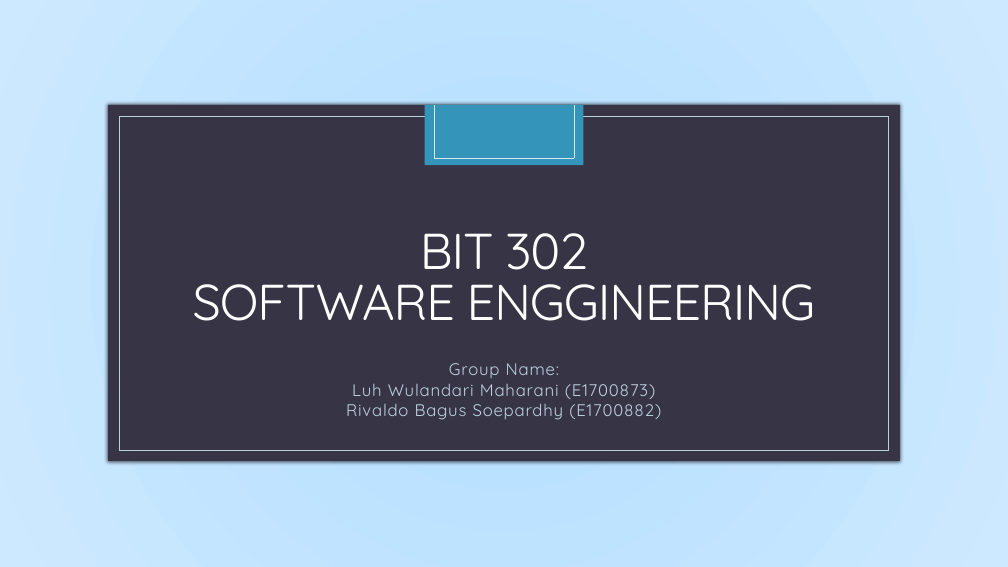
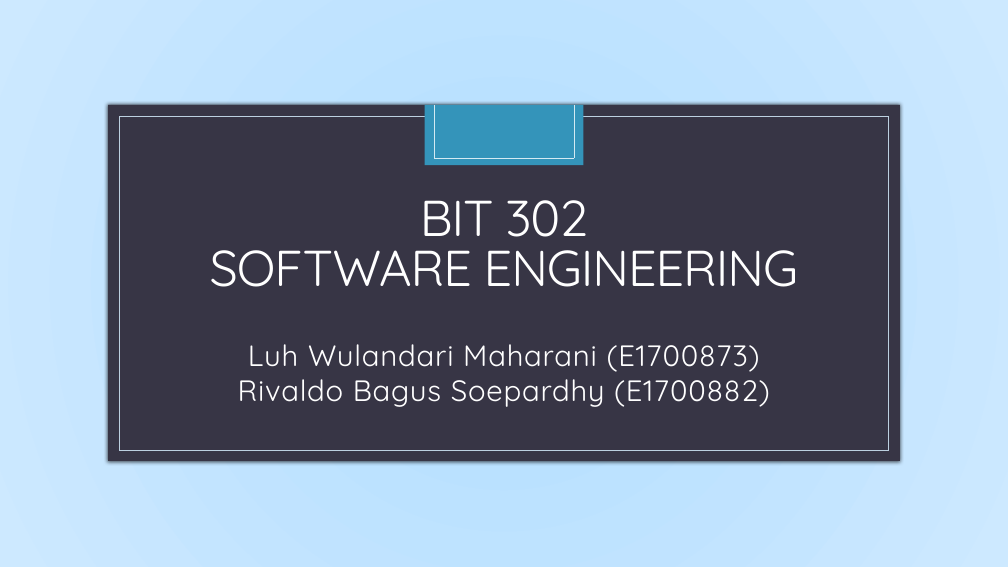
Before and after one commit to aldobagus725/Web-Based-Information-System-for-Micro-Housing-System-in-Kuala-Lumpur, a slide deck: slide 1 of ASS 2 Document/ppt oret oret aldo.pptx. Drawn at 1008x567 pixels with LibreOffice and Linux fonts; fonts in the diff are those of the drawing; background and template pictures are left out. Boxes give left, top, right and bottom in pixels: in the first picture for what was removed or moved away, otherwise in the second. Text is boxed around its words. In the diff, an @@ line names an element or a change of style, - is before the commit and + after.

Commit message:
PPT

```diff
--- a/ASS 2 Document/ppt oret oret aldo.pptx
+++ b/ASS 2 Document/ppt oret oret aldo.pptx
@@ title at (x1=210, y1=200, x2=798, y2=287): text changed @@
-BIT 302
-SOFTWARE ENGGINEERING
+BIT 302
+SOFTWARE ENGINEERING
@@ subtitle "Luh Wulandari Maharani (E1700873)" moved from (x1=346, y1=363, x2=661, y2=420) to (x1=238, y1=344, x2=770, y2=407) @@
@@ subtitle "Luh Wulandari Maharani (E1700873)" at (x1=238, y1=344, x2=770, y2=407): size 16 to 28 pt, text colour #BCD0E0 to #FFFFFF @@
@@ subtitle at (x1=449, y1=363, x2=559, y2=378): paragraph removed @@
-Group Name:
```
Also in this commit, not shown: 1 other slide changed, 4 slides added.
